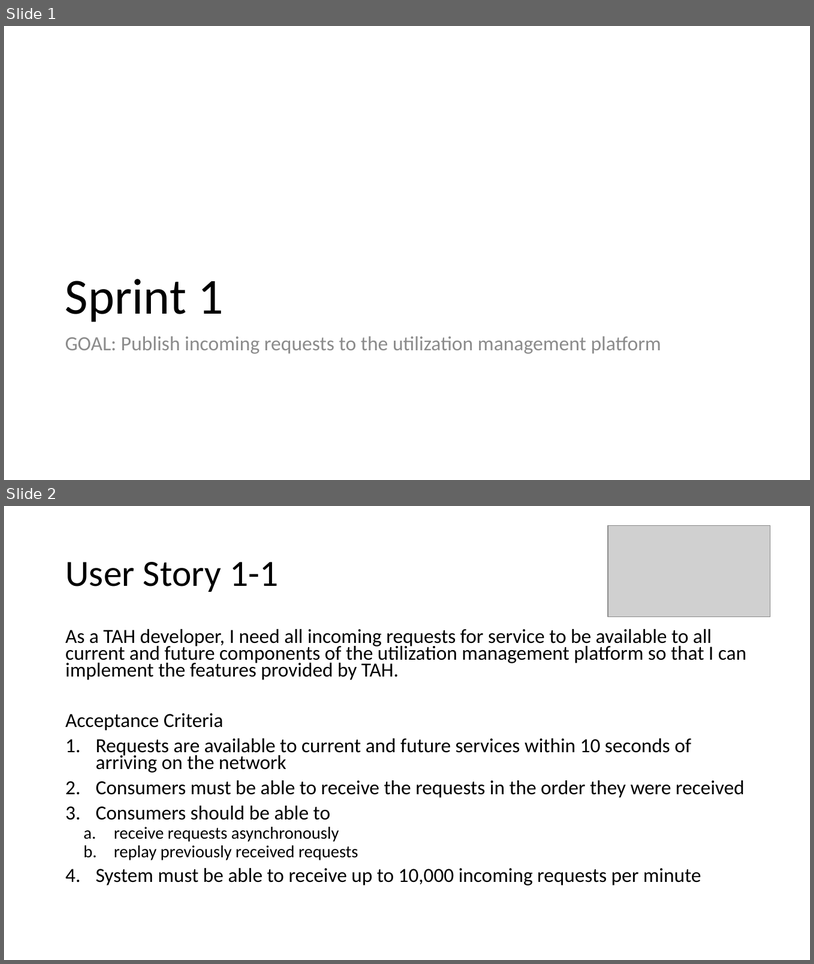
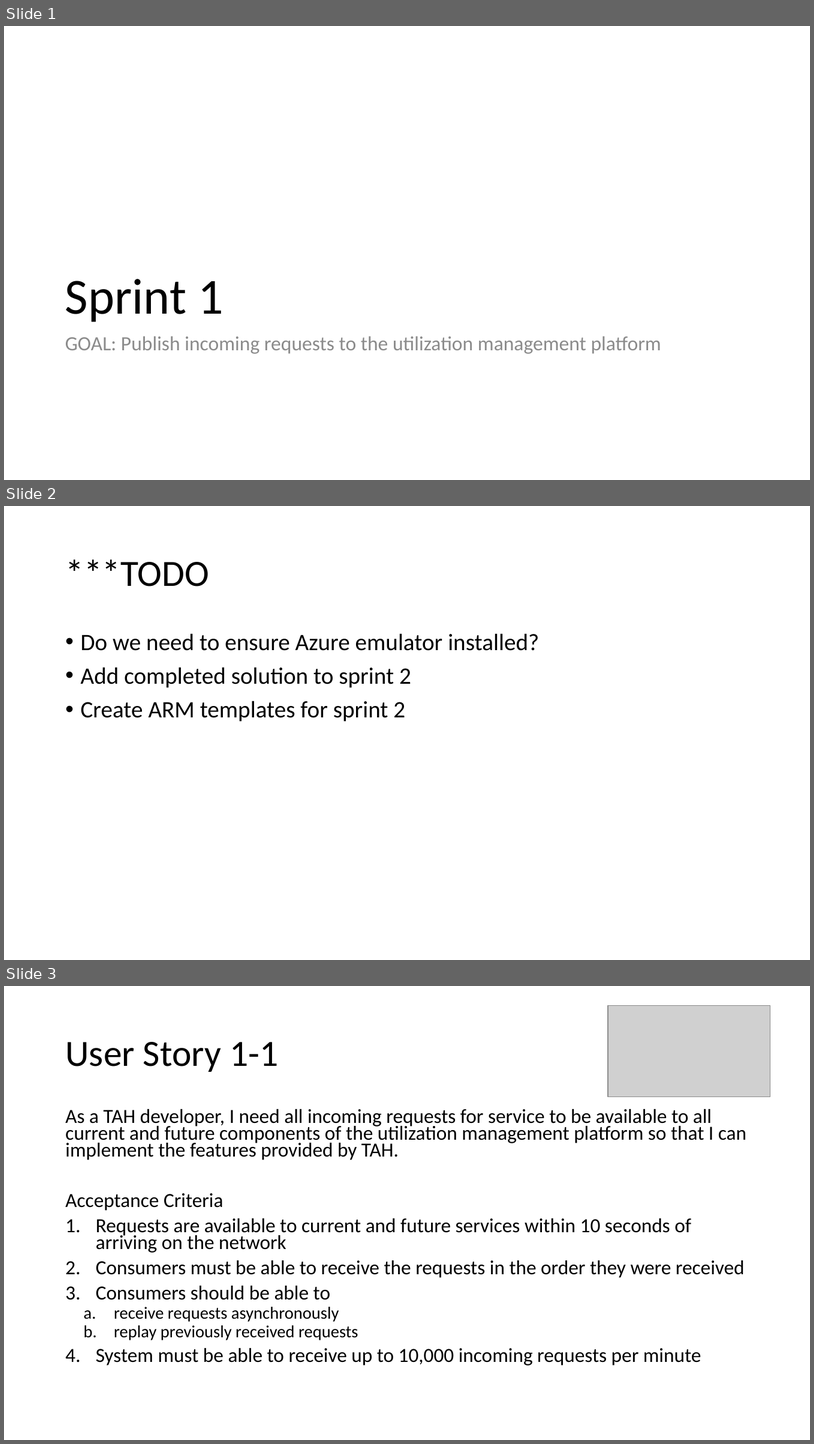
Before and after one commit to scottctr/EdaWorkshop, a slide deck: Sprint1/EdaWorkshop_Sprint1.pptx. Shown one above the other, each under a label of ours: slides 1 and 2 before the commit, slides 1, 2 and 3 after it. The pictures are 814x964 and 814x1444 pixels, drawn with LibreOffice and Linux fonts; fonts in the diff are those of the drawing; grey boxes stand for pictures. Boxes give left, top, right and bottom in pixels: in the first picture for what was removed or moved away, otherwise in the second. Text is boxed around its words. In the diff, an @@ line names an element or a change of style, - is before the commit and + after.

Commit message:
More Sprint 1 and slide tweaks

```diff
--- a/Sprint1/EdaWorkshop_Sprint1.pptx
+++ b/Sprint1/EdaWorkshop_Sprint1.pptx
@@ slide 2 added at [4,506,810,960], background #FFFFFF @@
@@ title added at [65,559,209,586], 44 pt, text #000000 @@
+***TODO
@@ text added at [81,633,539,721], 28 pt, text #000000 @@
+• Do we need to ensure Azure emulator installed?
+• Add completed solution to sprint 2
+• Create ARM templates for sprint 2
@@ what was slide 2 is now slide 3 @@
```
Also in this commit, not shown: 2 slides changed, 1 other slide added, 6 other files.
